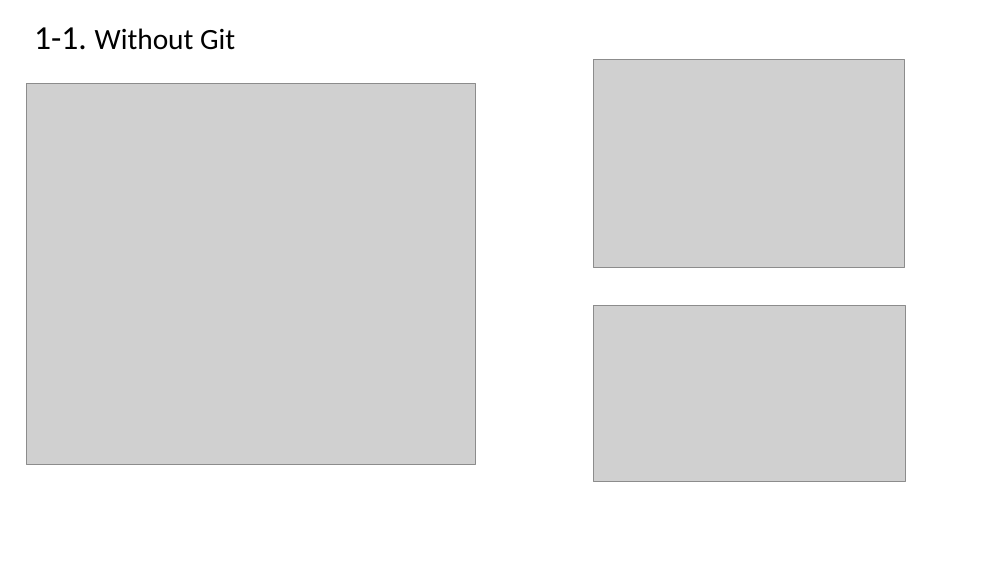
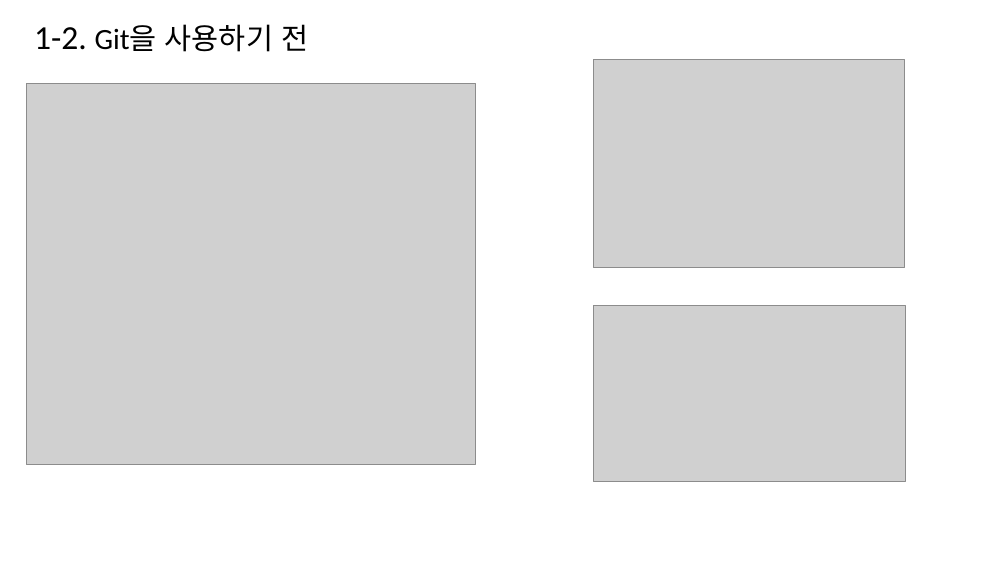
Before and after one commit to wonjaeL/how-to-use-git, a slide deck: slide 6 of ppt.pptx (slide 3 before the commit). Drawn at 1008x567 pixels with LibreOffice and Linux fonts; fonts in the diff are those of the drawing; grey boxes stand for pictures. Boxes give left, top, right and bottom in pixels: in the first picture for what was removed or moved away, otherwise in the second. Text is boxed around its words. In the diff, an @@ line names an element or a change of style, - is before the commit and + after.

```diff
--- a/ppt.pptx
+++ b/ppt.pptx
@@ text at <box>34,24,308,52</box>: text changed @@
-1-1. Without Git
+1-2. Git을 사용하기 전
```
Also in this commit, not shown: 2 other slides changed, 3 slides added.
